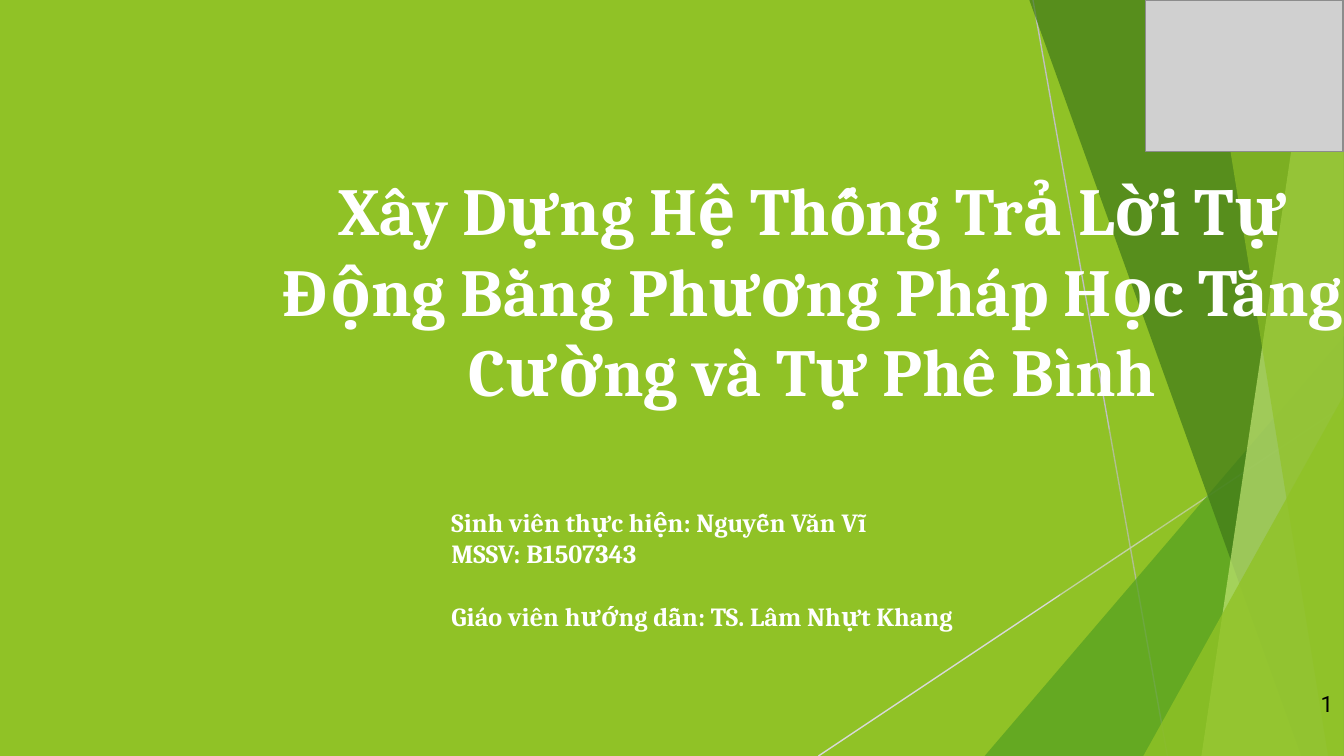
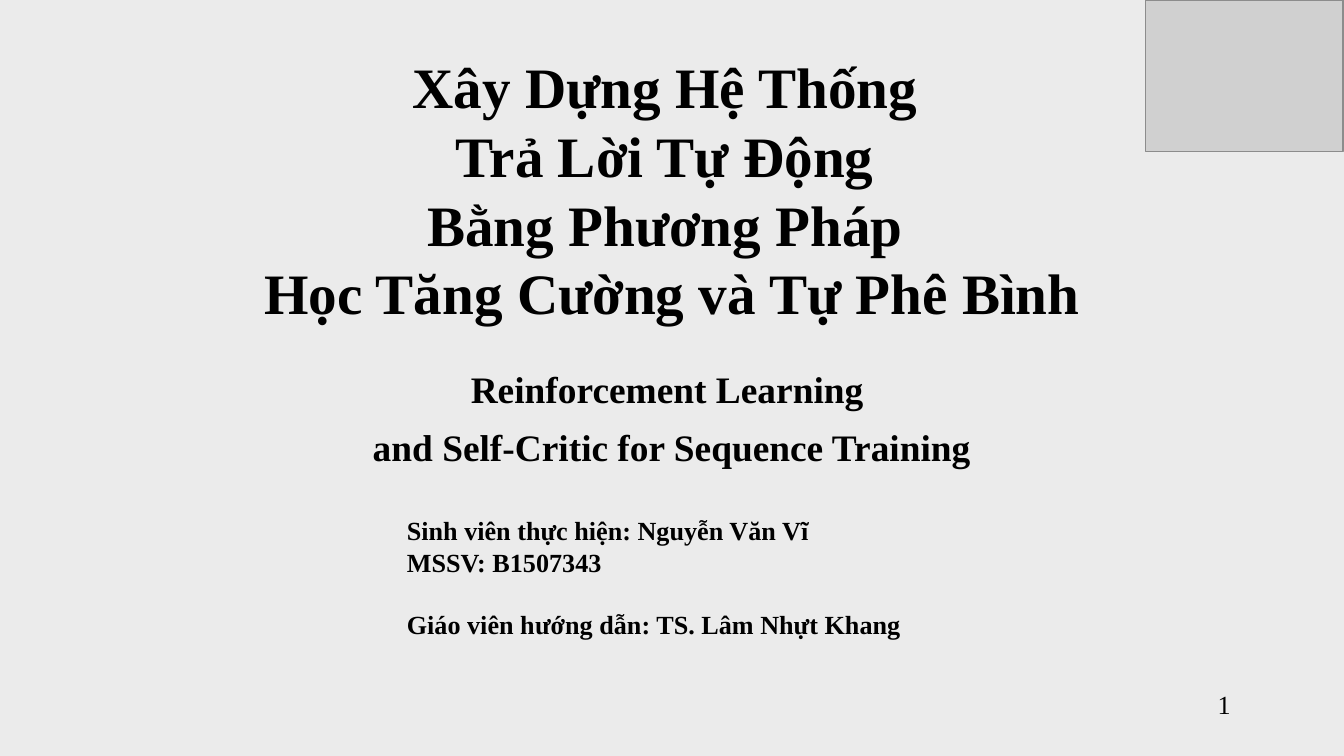
Before and after one commit to vanvibig/BaoCaoLuanVan, a slide deck: slide 1 of LVTN_Vi.pptx. Drawn at 1344x756 pixels with LibreOffice and Linux fonts; fonts in the diff are those of the drawing; grey boxes stand for pictures; background and template pictures are left out. Boxes give left, top, right and bottom in pixels: in the first picture for what was removed or moved away, otherwise in the second. Text is boxed around its words. In the diff, an @@ line names an element or a change of style, - is before the commit and + after.

```diff
--- a/LVTN_Vi.pptx
+++ b/LVTN_Vi.pptx
@@ background #90C226 to #EBEBEB @@
@@ text at [264, 66, 1079, 325]: text changed; size 36 to 30.6 pt; font Cambria to Times New Roman; text colour #FFFFFF to #000000 @@
-Xây Dựng Hệ Thống Trả Lời Tự Động Bằng Phương Pháp Học Tăng Cường và Tự Phê Bình
+Xây Dựng Hệ Thống
+Trả Lời Tự Động
+Bằng Phương Pháp
+Học Tăng Cường và Tự Phê Bình
@@ text added at [373, 376, 970, 469], 20 pt, text #000000, bold @@
+Reinforcement Learning
+and Self-Critic for Sequence Training
@@ group removed at [0, 0, 1344, 756]: 5 freeform shapes, 3 triangles, 2 lines @@
@@ text "Sinh viên thực hiện: Nguyễn ...": place and size @@
-text "Sinh viên thực hiện: Nguyễn ..." at [451, 513, 952, 632]
+text "Sinh viên thực hiện: Nguyễn ..." at [407, 520, 901, 640]
@@ text "Sinh viên thực hiện: Nguyễn ..." at [407, 520, 901, 640]: font Cambria to Times New Roman, text colour #FFFFFF to #000000 @@
@@ page number: place and size @@
-page number at [1321, 696, 1334, 712]
+page number at [1218, 697, 1231, 714]
@@ page number at [1218, 697, 1231, 714]: size 12 to 14 pt, font Roboto to Times New Roman @@
```
Also in this commit, not shown: 35 other slides changed, 2 slides added, 1 slide removed, 1 other file.
